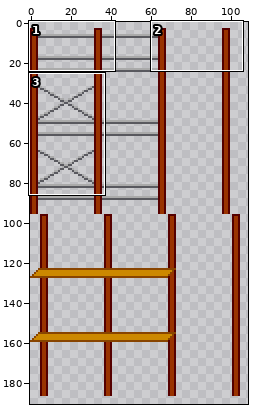
Sprite sheet: Assets/Sprites/Tiles/scaffolding_brown.png. The picture above shows the old version from afar; the outline marks the close-up.
Close-up. The starting point:
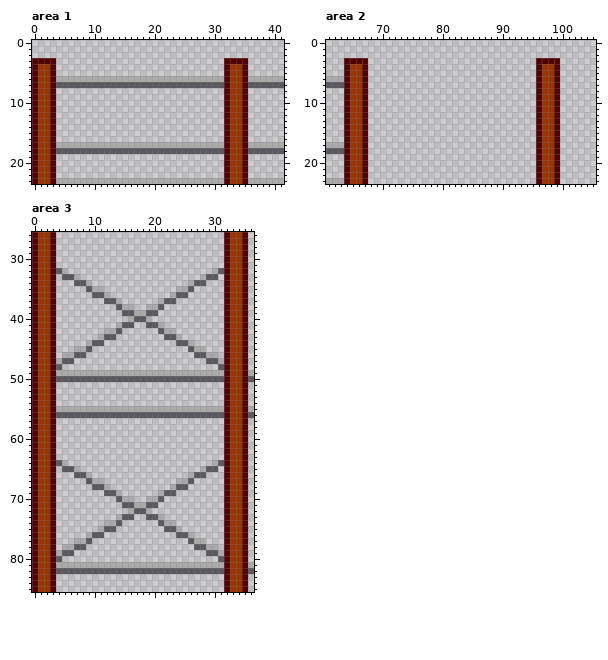
The file is 128x192 pixels. Shown: area 1: x 0..41, y 0..23; area 2: x 61..105, y 0..23; area 3: x 0..36, y 26..85. The wide view leaves out empty margins.
After:
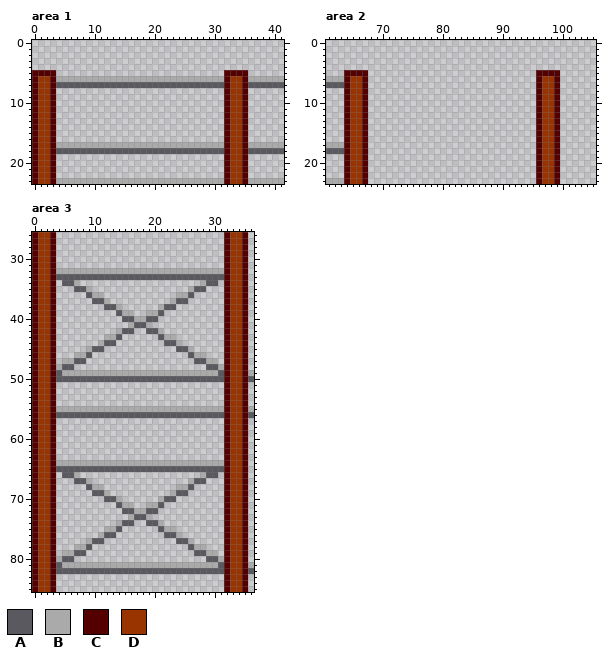
Palette (. is transparent): A #59595f  B #aaaaaa  C #550000  D #993300
Commit: corrected scaffolding perspective & tiling
What changed:
Changed rows in their new state; - is an unchanged pixel.
Area 1:
first column x 0:
 3 ....----------------------------....
 4 ....----------------------------....
 5 -CC------------------------------CC-
Area 2:
first column x 64:
 3 ....----------------------------....
 4 ....----------------------------....
 5 -CC------------------------------CC-
Area 3:
first column x 4:
32 B-BBBBBBBBBBBBBBBBBBBBBBBB-B
33 A--AAAAAAAAAAAAAAAAAAAAAA--A
34 -AAB..----------------..BAA-
35 ---AAB..------------..BAA---
36 -----ABB.----------.BBA-----
37 ------AAB..------..BAA------
38 --------AAB..--..BAA--------
39 ----------ABB..BBA----------
40 -----------AABBAA-----------
41 ----------..BAAB..----------
42 --------..BAA--AAB..--------
43 -------.BBA------ABB.-------
44 -----..BAA--------AAB..-----
45 ---..BAA------------AAB..---
46 -..BBA----------------ABB..-
47 .BBAA------------------AABB.
48 BAA----------------------AAB
49 A--------------------------A
first column x 4:
64 B-BBBBBBBBBBBBBBBBBBBBBBBB-B
65 A--AAAAAAAAAAAAAAAAAAAAAA--A
66 -AAB..----------------..BAA-
67 ---AAB..------------..BAA---
68 -----ABB.----------.BBA-----
69 ------AAB..------..BAA------
70 --------AAB..--..BAA--------
71 ----------ABB..BBA----------
72 -----------AABBAA-----------
73 ----------..BAAB..----------
74 --------..BAA--AAB..--------
75 -------.BBA------ABB.-------
76 -----..BAA--------AAB..-----
77 ---..BAA------------AAB..---
78 -..BBA----------------ABB..-
79 .BBAA------------------AABB.
80 BAA----------------------AAB
81 A--------------------------A
Boxes around the changes in both close-ups, in picture pixels (x1, y1, x2, y2):
changed: (32, 58, 56, 76)
changed: (224, 58, 248, 76)
changed: (344, 58, 368, 76)
changed: (536, 58, 560, 76)
changed: (56, 268, 224, 376)
changed: (56, 460, 224, 568)
